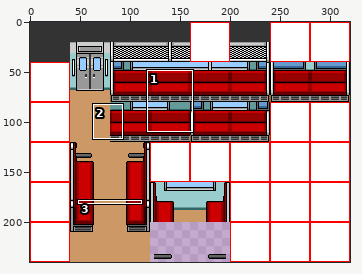
A sprite sheet gets an edit: static/materials/wwa/18train_interior-commuter3.gif. Above, an overview of the earlier version with the close-up marked.
Close-up. Before the edit:
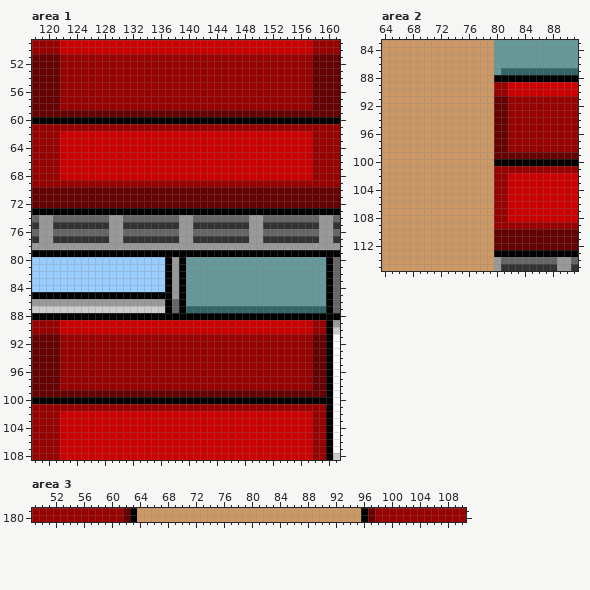
The file is 320x240 pixels. Shown: area 1: x 118..161, y 49..108; area 2: x 64..91, y 83..115; area 3: x 49..110, y 179..180. The commit also changed other parts of the picture, which this record leaves out.
The same view after the edit:
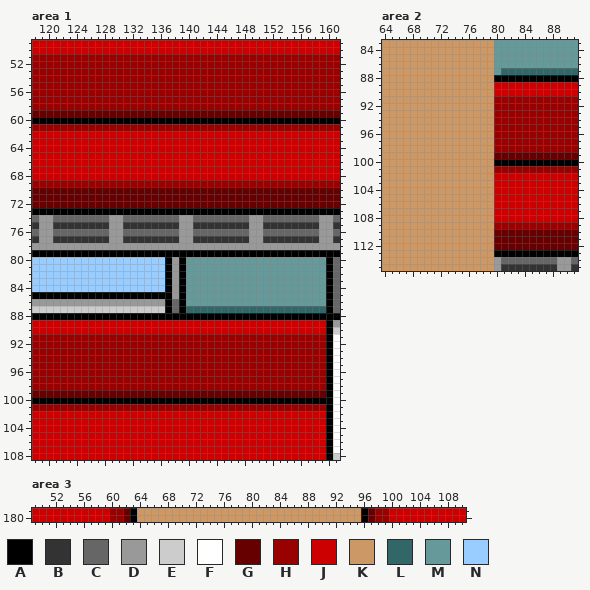
Palette (. is transparent): A #000000  B #333333  C #666666  D #999999  E #cccccc  F #ffffff  G #660000  H #990000  J #cc0000  K #cc9966  L #336666  M #669999  N #99ccff
Diff:
Area 1:
y 49..50: x 118..121 HHHH -> JJJJ; x 158..161 HHHH -> JJJJ
y 51..58: x 118..121 GGGG -> HHHH; x 158..161 GGGG -> HHHH
y 62..68: x 118..121 HHHH -> JJJJ; x 158..161 HHHH -> JJJJ
y 89..90: x 118..121 HHHH -> JJJJ; x 158..159 HH -> JJ
y 91..98: x 118..121 GGGG -> HHHH; x 158..159 GG -> HH
y 102..108: x 118..121 HHHH -> JJJJ; x 158..159 HH -> JJ
Area 2:
y 89..90: x 80..81 HH -> JJ
y 91..98: x 80..81 GG -> HH
y 102..108: x 80..81 HH -> JJ
Area 3:
y 179..180: x 49..59 HHHHHHHHHHH -> JJJJJJJJJJJ; x 100..110 HHHHHHHHHHH -> JJJJJJJJJJJ
Changed places in both close-ups, as pixel boxes (x1, y1, x2, y2):
changed: (32, 40, 60, 180)
changed: (312, 40, 340, 180)
changed: (32, 320, 60, 460)
changed: (312, 320, 326, 460)
changed: (494, 82, 508, 222)
changed: (32, 508, 109, 522)
changed: (389, 508, 466, 522)
